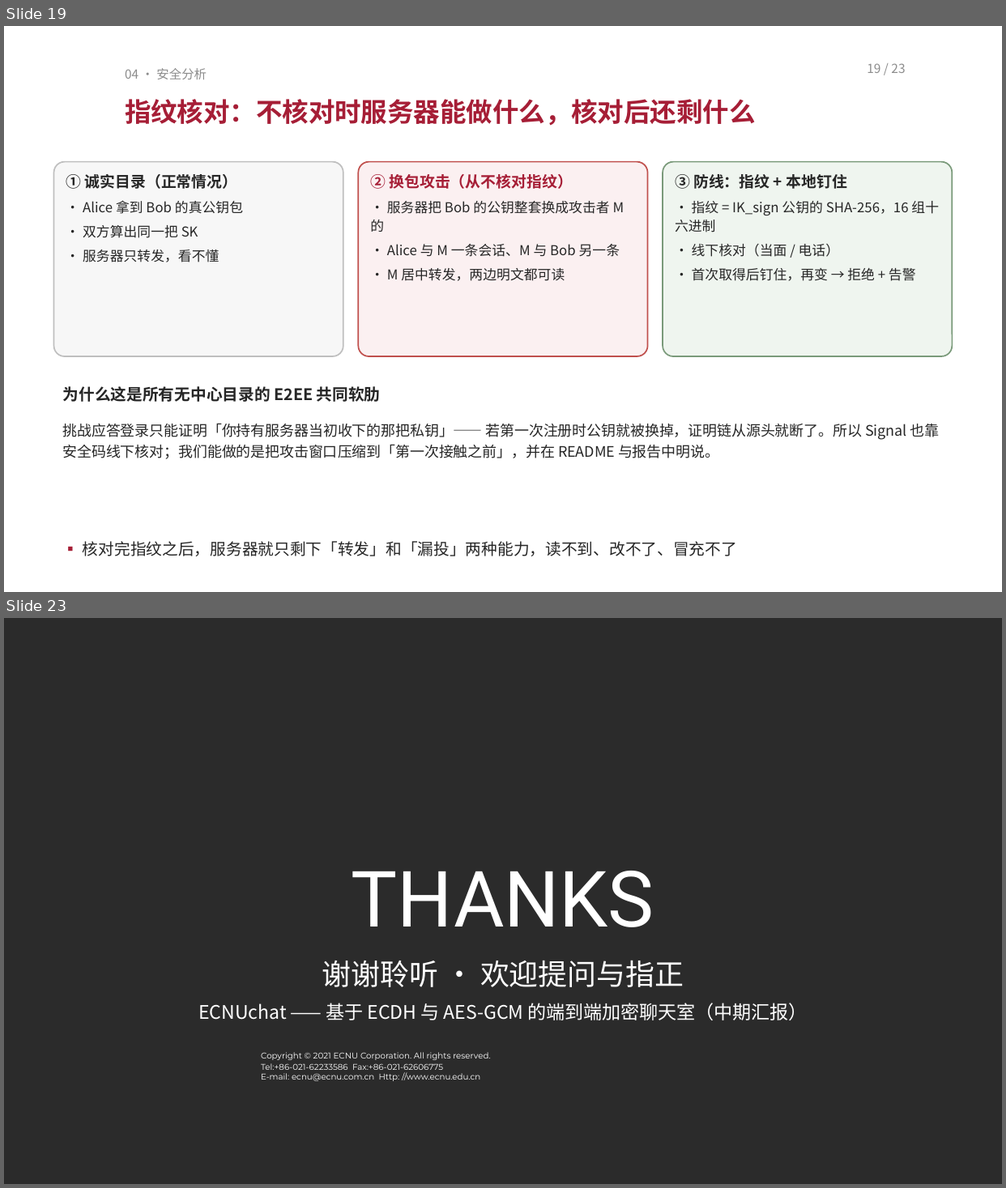
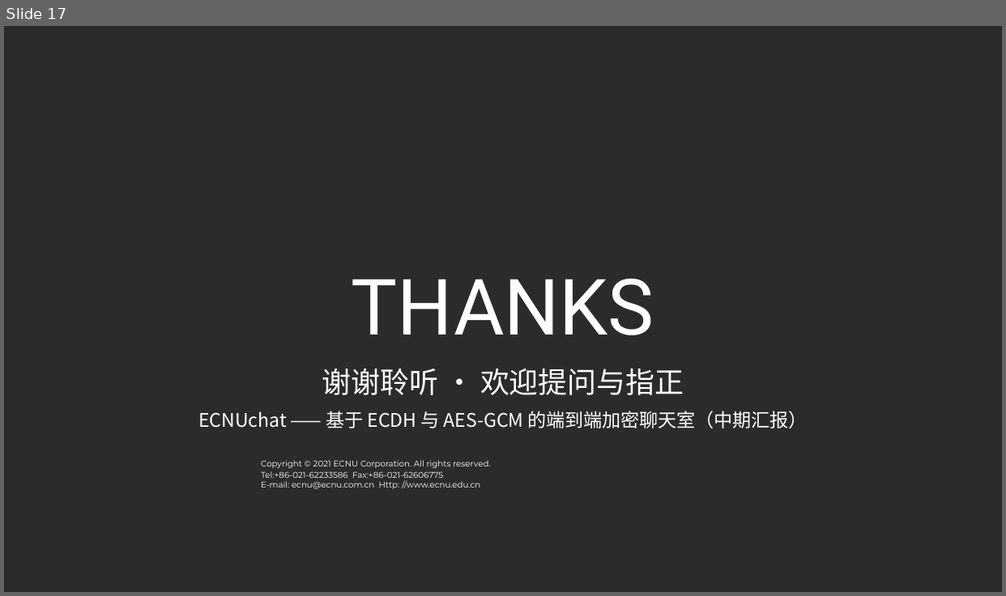
Before and after one commit to TomHaoZi/ECNUchat, a slide deck: 中期汇报/ECNUchat-中期汇报.pptx. Shown one above the other, each under a label of ours: slides 19 and 23 before the commit, slide 17 after it; the slides between them are not shown. The pictures are 1006x1188 and 1006x596 pixels, drawn with LibreOffice and Linux fonts; fonts in the diff are those of the drawing; background and template pictures are left out; a plain dark background stands for a picture behind light text. Boxes give left, top, right and bottom in pixels: in the first picture for what was removed or moved away, otherwise in the second. Text is boxed around its words. In the diff, an @@ line names an element or a change of style, - is before the commit and + after.

```diff
--- a/中期汇报/ECNUchat-中期汇报.pptx
+++ b/中期汇报/ECNUchat-中期汇报.pptx
@@ slide 19 removed at (4,26,1002,592), background #FFFFFF @@
@@ text removed at (125,68,206,79) @@
-04 · 安全分析
@@ text removed at (867,63,905,73) @@
-19 / 23
@@ text removed at (125,99,756,126) @@
-指纹核对：不核对时服务器能做什么，核对后还剩什么
@@ rounded rectangle removed at (54,162,343,356) @@
-① 诚实目录（正常情况）
-· Alice 拿到 Bob 的真公钥包
-· 双方算出同一把 SK
-· 服务器只转发，看不懂
@@ rounded rectangle removed at (358,162,648,356) @@
-② 换包攻击（从不核对指纹）
-· 服务器把 Bob 的公钥整套换成攻击者 M 的
-· Alice 与 M 一条会话、M 与 Bob 另一条
-· M 居中转发，两边明文都可读
@@ rounded rectangle removed at (663,162,952,356) @@
-③ 防线：指纹 + 本地钉住
-· 指纹 = IK_sign 公钥的 SHA-256，16 组十六进制
-· 线下核对（当面 / 电话）
-· 首次取得后钉住，再变 → 拒绝 + 告警
@@ text removed at (63,386,381,402) @@
-为什么这是所有无中心目录的 E2EE 共同软肋
@@ text removed at (63,423,940,459) @@
-挑战应答登录只能证明「你持有服务器当初收下的那把私钥」—— 若第一次注册时公钥就被换掉，证明链从源头就断了。所以 Signal 也靠安全码线下核对；我们能做的是把攻击窗口压缩到「第一次接触之前」，并在 README 与报告中明说。
@@ text removed at (83,541,737,557) @@
-▪ 核对完指纹之后，服务器就只剩下「转发」和「漏投」两种能力，读不到、改不了、冒充不了
@@ what was slide 23 is now slide 17 @@
```
Also in this commit, not shown: 15 slides changed, 5 other slides removed, 3 other files.
